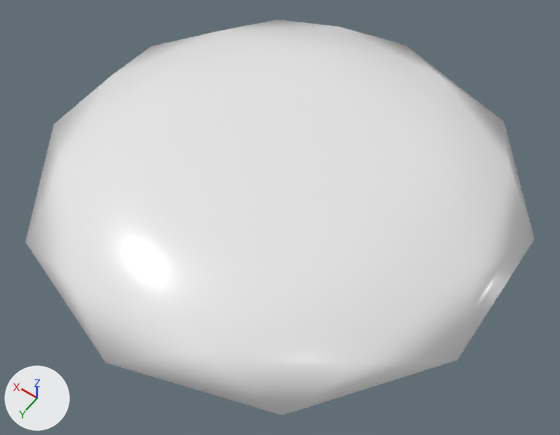
Before and after pictures for a commit that changed the OBJ model resources/floor.obj.
Camera for both pictures: a 50 mm camera at (-7.1, 9.22, 10.94) aimed at (-0.44, -0.09, -3.7). Arrows for +X, +Y and +Z are at lower left; the lights stay in place. Where no turn or scale is listed for an object, it has been applied to the vertices.
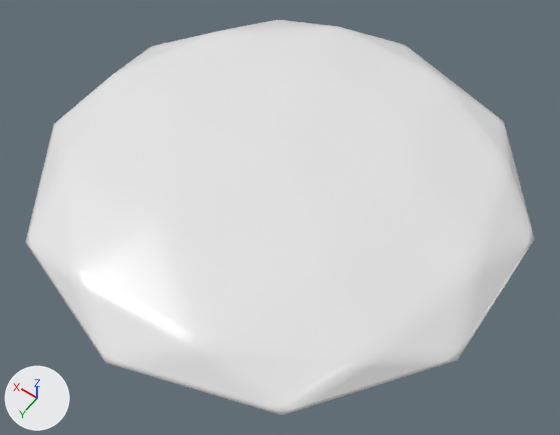
Pixel boxes (x1, y1, x2, y2) of what changed, in the pictures (560 x 435 px):
part 1 of me_icosphere, added: after (26, 20, 534, 415)

The change in detail:
me_icosphere is used by ob_icosphere; location (0.0, 0.0, 0.0).
me_icosphere had 42 vertices, 80 faces and spanned x -5.72..5.7, y -6.69..5.31, z -4.12..-2.12.
me_icosphere now has 2562 vertices, 5120 faces and spans x -5.72..5.7, y -6.69..5.31, z -4.12..-2.12.
me_icosphere part 1: 2520 vertices added at x -5.72..5.7, y -6.58..5.2, z -4.1..-2.14.
me_icosphere part 2: the surface is now shaded flat.
